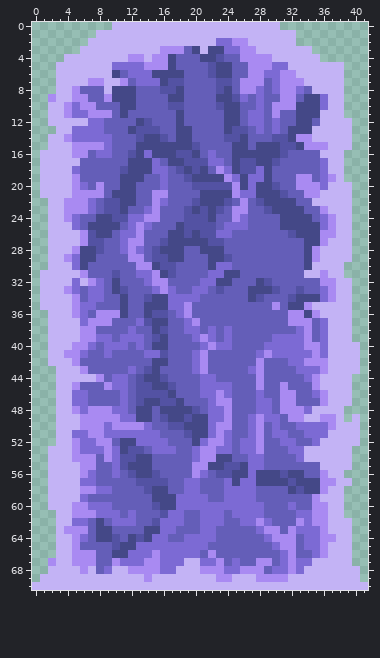
Sprite sheet -- Assets/Art/Magic Seal.png. That is the earlier state.
The file is 42x71 pixels.
The result:
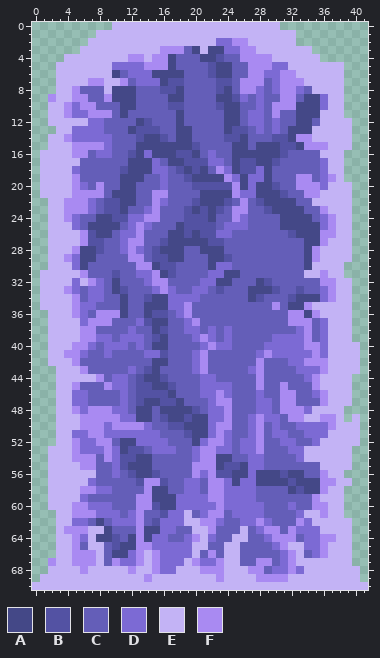
Palette (. is transparent): A #444887  B #5352a3  C #645eb8  D #7c6ad4  E #c3b3f5  F #a98af2
Change:
{"y":55,"x":22,"old":"A","new":"F"}
{"y":56,"x":6,"old":"FD","new":"EE"}
{"y":56,"x":22,"old":"C","new":"F"}
{"y":57,"x":6,"old":"D","new":"E"}
{"y":57,"x":14,"old":"BB","new":"FF"}
{"y":57,"x":22,"old":"CC","new":"FF"}
{"y":58,"x":14,"old":"B","new":"F"}
{"y":58,"x":22,"old":"CC","new":"FF"}
{"y":59,"x":13,"old":"CC","new":"FF"}
{"y":59,"x":22,"old":"CC","new":"FF"}
{"y":60,"x":13,"old":"CC","new":"FF"}
{"y":60,"x":23,"old":"D","new":"F"}
{"y":61,"x":13,"old":"C","new":"F"}
{"y":61,"x":19,"old":"C","new":"E"}
{"y":61,"x":22,"old":"DD","new":"FF"}
{"y":61,"x":34,"old":"DF","new":"EE"}
{"y":62,"x":13,"old":"C","new":"F"}
{"y":62,"x":19,"old":"CCDD","new":"EEFF"}
{"y":62,"x":35,"old":"FF","new":"EE"}
{"y":63,"x":7,"old":"CA","new":"EE"}
{"y":63,"x":13,"old":"C","new":"F"}
{"y":63,"x":20,"old":"CDD","new":"EEF"}
{"y":63,"x":26,"old":"C","new":"E"}
{"y":63,"x":36,"old":"F","new":"E"}
{"y":64,"x":7,"old":"C","new":"E"}
{"y":64,"x":13,"old":"B","new":"F"}
{"y":64,"x":20,"old":"DD","new":"FE"}
{"y":64,"x":25,"old":"CC","new":"EE"}
{"y":65,"x":7,"old":"CC","new":"EE"}
{"y":65,"x":13,"old":"DD","new":"FF"}
{"y":65,"x":20,"old":"DD","new":"EE"}
{"y":65,"x":24,"old":"CC","new":"EE"}
{"y":65,"x":32,"old":"FC","new":"EE"}
{"y":66,"x":8,"old":"C","new":"E"}
{"y":66,"x":13,"old":"DD","new":"FE"}
{"y":66,"x":20,"old":"D","new":"E"}
{"y":66,"x":24,"old":"CC","new":"EE"}
{"y":66,"x":33,"old":"C","new":"E"}
{"y":67,"x":8,"old":"C","new":"E"}
{"y":67,"x":13,"old":"DF","new":"FE"}
{"y":67,"x":20,"old":"E","new":"F"}
{"y":67,"x":24,"old":"CD","new":"EE"}
{"y":67,"x":33,"old":"DD","new":"EE"}
{"y":68,"x":8,"old":"CD","new":"EE"}
{"y":68,"x":13,"old":"FF","new":"EE"}
{"y":68,"x":24,"old":"DDF","new":"EEE"}
{"y":69,"x":24,"old":"F","new":"E"}
{"label":"changed","picture_box":[80,462,248,582]}
{"label":"changed","picture_box":[288,510,328,566]}
